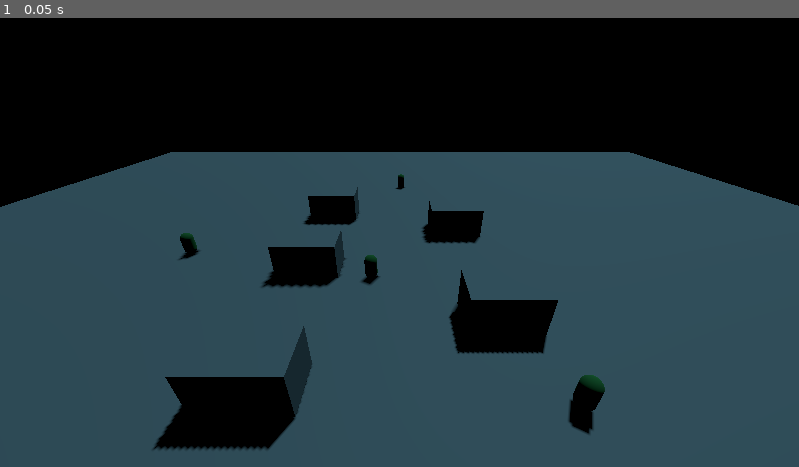
Above: before the commit, frame 1.
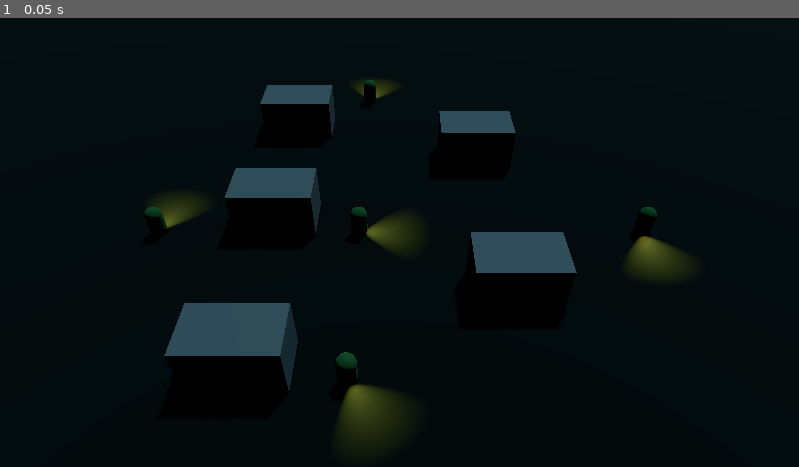
Above: after the commit, the same moment.

Repository: Fredzer0/McGameJam2026
Game: Godot game, scene res://levels/FredScene.tscn
Same seed, same stepped clock (60 frames per second), same inputs: the game is played once before the commit and once after it. This scene is started directly instead of the project's main scene.
Inputs:
- Up to frame 1 (0.05 s): no input

The runs differ from the first frame. In frame 1, 59% of the frame differs, in the area x 0-100%, y 13-100%.

Commit message:
NPC vision start

Diff:
--- a/assets/Scenes/environment.tscn
+++ b/assets/Scenes/environment.tscn
@@ -1,6 +1,10 @@
 [gd_scene format=3 uid="uid://b0fms7bpidl4s"]
+
+[sub_resource type="StandardMaterial3D" id="StandardMaterial3D_sffa0"]
+albedo_color = Color(0.039215688, 0.047058824, 0.023529412, 1)
 
 [node name="Environment" type="Node3D" unique_id=960804561]
 
 [node name="CSGBox3D" type="CSGBox3D" parent="." unique_id=664970062]
 size = Vector3(100, 1, 100)
+material = SubResource("StandardMaterial3D_sffa0")
--- /dev/null
+++ b/entities/enemies/npc.tscn
@@ -0,0 +1,44 @@
+[gd_scene format=3 uid="uid://whl2a2p8t4r5"]
+
+[sub_resource type="CapsuleShape3D" id="CapsuleShape3D_voh54"]
+
+[sub_resource type="CapsuleMesh" id="CapsuleMesh_g4tst"]
+
+[sub_resource type="StandardMaterial3D" id="StandardMaterial3D_t0f4b"]
+albedo_color = Color(0.23137255, 0.52156866, 0.23921569, 1)
+
+[sub_resource type="PrismMesh" id="PrismMesh_rkkgd"]
+
+[sub_resource type="StandardMaterial3D" id="StandardMaterial3D_jjr52"]
+shading_mode = 0
+specular_mode = 2
+albedo_color = Color(7.8348074, 9.384245, 0, 1)
+disable_receive_shadows = true
+
+[node name="NPC" type="Node3D" unique_id=2091204191]
+
+[node name="StaticBody3D" type="StaticBody3D" parent="." unique_id=2097227089]
+
+[node name="CollisionShape3D" type="CollisionShape3D" parent="StaticBody3D" unique_id=639564354]
+shape = SubResource("CapsuleShape3D_voh54")
+
+[node name="MeshInstance3D" type="MeshInstance3D" parent="." unique_id=1626133996]
+mesh = SubResource("CapsuleMesh_g4tst")
+surface_material_override/0 = SubResource("StandardMaterial3D_t0f4b")
+
+[node name="Area3D" type="Area3D" parent="." unique_id=1158340794]
+
+[node name="CollisionPolygon3D" type="CollisionPolygon3D" parent="Area3D" unique_id=1965569671]
+transform = Transform3D(1, 0, -4.371139e-08, -4.371139e-08, 1.9106855e-15, -1, 0, 1, 1.9106855e-15, 0, 0, 0)
+polygon = PackedVector2Array(3, 2, 3, -2, 0, 0)
+
+[node name="MeshInstance3D" type="MeshInstance3D" parent="Area3D/CollisionPolygon3D" unique_id=63008050]
+transform = Transform3D(-1.7484555e-07, -3, 3.19156e-38, 4, -1.3113416e-07, 2.646978e-23, 0, -2.5055613e-22, 0.2, 1.5043552, 0, 0.91069376)
+visible = false
+mesh = SubResource("PrismMesh_rkkgd")
+surface_material_override/0 = SubResource("StandardMaterial3D_jjr52")
+
+[node name="SpotLight3D" type="SpotLight3D" parent="Area3D" unique_id=2075479088]
+transform = Transform3D(-8.742278e-08, 0, -1, -1, 1.9106855e-15, 8.742278e-08, 1.9106855e-15, 1, -1.6703743e-22, -0.07623434, -0.48622108, 0)
+light_color = Color(1, 1, 0.3019608, 1)
+light_energy = 16.0
--- a/levels/FredScene.tscn
+++ b/levels/FredScene.tscn
@@ -1,16 +1,12 @@
 [gd_scene format=3 uid="uid://5ma7vxmlo1jb"]
 
 [ext_resource type="PackedScene" uid="uid://b0fms7bpidl4s" path="res://assets/Scenes/environment.tscn" id="1_g4tst"]
+[ext_resource type="PackedScene" uid="uid://whl2a2p8t4r5" path="res://entities/enemies/npc.tscn" id="2_t0f4b"]
 
 [sub_resource type="Environment" id="Environment_g4tst"]
 background_mode = 1
 volumetric_fog_enabled = true
 volumetric_fog_density = 0.005
-
-[sub_resource type="CapsuleMesh" id="CapsuleMesh_g4tst"]
-
-[sub_resource type="StandardMaterial3D" id="StandardMaterial3D_t0f4b"]
-albedo_color = Color(0.23137255, 0.52156866, 0.23921569, 1)
 
 [node name="FredScene" type="Node3D" unique_id=1742367876]
 
@@ -24,9 +20,11 @@
 environment = SubResource("Environment_g4tst")
 
 [node name="Camera3D" type="Camera3D" parent="." unique_id=1065322500]
-transform = Transform3D(1, 0, 0, 0, 0.8732795, 0.48721963, 0, -0.48721966, 0.8732795, -0.21056652, 14.402442, 15.522619)
+transform = Transform3D(1, 0, 0, 0, 0.7313537, 0.6819984, 0, -0.6819984, 0.7313537, 0, 22.932, 21.28)
+fov = 45.0
 
 [node name="Environment" parent="." unique_id=960804561 instance=ExtResource("1_g4tst")]
+transform = Transform3D(1, 0, 0, 0, 1, 0, 0, 0, 1, -0.0497818, -0.005147934, 0.023990154)
 
 [node name="CSGBox3D2" type="CSGBox3D" parent="Environment" unique_id=566015549]
 transform = Transform3D(1, 0, 0, 0, 1, 0, 0, 0, 1, 5.39167, 1.8910618, -12)
@@ -49,45 +47,30 @@
 size = Vector3(5, 3, 3)
 
 [node name="FogVolume" type="FogVolume" parent="Environment" unique_id=936400773]
-transform = Transform3D(1, 0, 0, 0, 1, 0, 0, 0, 1, 25.763945, 4.492341, 1.8528414)
+transform = Transform3D(1, 0, 0, 0, 1, 0, 0, 0, 1, 30, 4.492, 1.853)
 size = Vector3(14.95, 4, 76.65)
 
 [node name="FogVolume2" type="FogVolume" parent="Environment" unique_id=1338377357]
-transform = Transform3D(-4.371139e-08, 0, 1, 0, 1, 0, -1, 0, -4.371139e-08, -4.5191555, 4.492341, -40.41882)
+transform = Transform3D(-4.371139e-08, 0, 1, 0, 1, 0, -1, 0, -4.371139e-08, -4.5191555, 4.492341, -36.41882)
 size = Vector3(16.21316, 4, 76.65)
 
 [node name="FogVolume3" type="FogVolume" parent="Environment" unique_id=760853136]
-transform = Transform3D(1, 0, 0, 0, 1, 0, 0, 0, 1, -31.193064, 4.492341, 4.258648)
+transform = Transform3D(1, 0, 0, 0, 1, 0, 0, 0, 1, -30, 4.492, 4.259)
 size = Vector3(16.21316, 4, 76.65)
 
-[node name="Player" type="Node3D" parent="." unique_id=333254752]
-transform = Transform3D(1, 0, 0, 0, 1, 0, 0, 0, 1, 0, 0, -26)
+[node name="Enemies" type="Node3D" parent="." unique_id=1505769874]
 
-[node name="MeshInstance3D" type="MeshInstance3D" parent="Player" unique_id=34485766]
-transform = Transform3D(1, 0, 0, 0, 1, 0, 0, 0, 1, 0, 1.4467463, 0)
-mesh = SubResource("CapsuleMesh_g4tst")
-surface_material_override/0 = SubResource("StandardMaterial3D_t0f4b")
+[node name="NPC" parent="Enemies" unique_id=2091204191 instance=ExtResource("2_t0f4b")]
+transform = Transform3D(0.1432853, 0, 0.9896814, 0, 1, 0, -0.9896814, 0, 0.1432853, -14.828926, 1.397454, -3.7148848)
 
-[node name="Player2" type="Node3D" parent="." unique_id=17995921]
-transform = Transform3D(1, 0, 0, 0, 1, 0, 0, 0, 1, 8.614255, 0, 7.001189)
+[node name="NPC2" parent="Enemies" unique_id=590000621 instance=ExtResource("2_t0f4b")]
+transform = Transform3D(0.13550803, 0, -0.99077624, 0, 1, 0, 0.99077624, 0, 0.13550803, 14.951938, 1.397454, -3.7148848)
 
-[node name="MeshInstance3D" type="MeshInstance3D" parent="Player2" unique_id=382773525]
-transform = Transform3D(1, 0, 0, 0, 1, 0, 0, 0, 1, 0, 1.5709906, 0)
-mesh = SubResource("CapsuleMesh_g4tst")
-surface_material_override/0 = SubResource("StandardMaterial3D_t0f4b")
+[node name="NPC3" parent="Enemies" unique_id=1752416207 instance=ExtResource("2_t0f4b")]
+transform = Transform3D(1, 0, 0, 0, 1, 0, 0, 0, 1, -2.4556699, 1.397454, -3.7148848)
 
-[node name="Player3" type="Node3D" parent="." unique_id=1204440679]
-transform = Transform3D(1, 0, 0, 0, 1, 0, 0, 0, 1, -2.4556699, -0.283453, -3.7148848)
+[node name="NPC4" parent="Enemies" unique_id=844692854 instance=ExtResource("2_t0f4b")]
+transform = Transform3D(0.5538567, 0, -0.83261204, 0, 1, 0, 0.83261204, 0, 0.5538567, -2.4556699, 1.397454, 6.8656425)
 
-[node name="MeshInstance3D" type="MeshInstance3D" parent="Player3" unique_id=357415837]
-transform = Transform3D(1, 0, 0, 0, 1, 0, 0, 0, 1, 0, 1.7984691, 0)
-mesh = SubResource("CapsuleMesh_g4tst")
-surface_material_override/0 = SubResource("StandardMaterial3D_t0f4b")
-
-[node name="Player4" type="Node3D" parent="." unique_id=912748227]
-transform = Transform3D(1, 0, 0, 0, 1, 0, 0, 0, 1, -19.171406, -0.34513474, -7.4297695)
-
-[node name="MeshInstance3D" type="MeshInstance3D" parent="Player4" unique_id=1297996470]
-transform = Transform3D(1, 0, 0, 0, 1, 0, 0, 0, 1, 0, 1.8814921, 0)
-mesh = SubResource("CapsuleMesh_g4tst")
-surface_material_override/0 = SubResource("StandardMaterial3D_t0f4b")
+[node name="NPC5" parent="Enemies" unique_id=1457926108 instance=ExtResource("2_t0f4b")]
+transform = Transform3D(0.12271811, 0, 0.9924416, 0, 1, 0, -0.9924416, 0, 0.12271811, -2.4556699, 1.397454, -20.197994)
